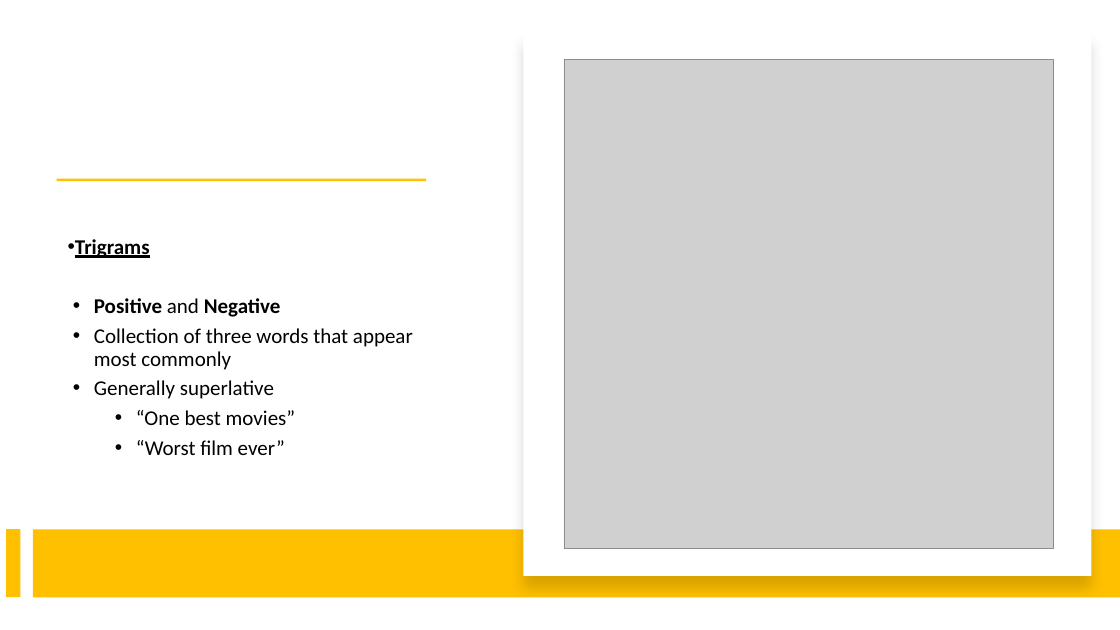
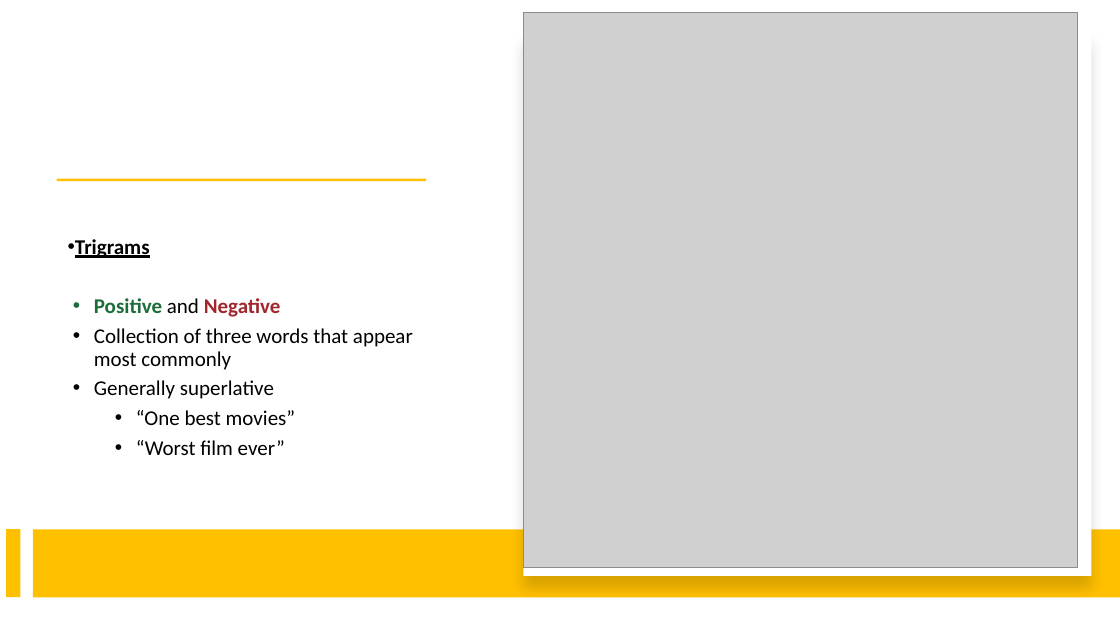
Before and after one commit to Drymander/dsc-phase-4-project, a slide deck: slide 6 of images/Johnny Dryman - Phase 4 Project Presentation.pptx (slide 5 before the commit). Drawn at 1120x630 pixels with LibreOffice and Linux fonts; fonts in the diff are those of the drawing; grey boxes stand for pictures. Boxes give left, top, right and bottom in pixels: in the first picture for what was removed or moved away, otherwise in the second. Text is boxed around its words. In the diff, an @@ line names an element or a change of style, - is before the commit and + after.

```diff
--- a/images/Johnny Dryman - Phase 4 Project Presentation.pptx
+++ b/images/Johnny Dryman - Phase 4 Project Presentation.pptx
@@ picture: place and size @@
-picture at <box>564,60,1053,549</box>
+picture at <box>523,13,1078,567</box>
@@ text at <box>94,298,281,317</box>: text colour #000000 to #1D6D3B in "Positive"; text colour #000000 to #A1272C in "Negative" @@
```
Also in this commit, not shown: 4 other slides changed, 2 slides added, 3 other files.
